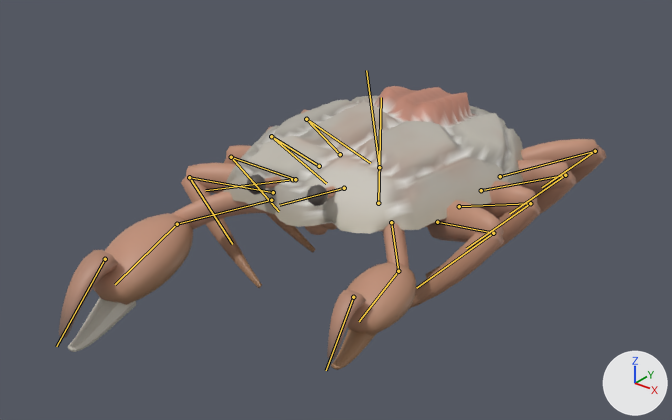
One commit to the glTF model assets/creatures/reef_crab/reef_crab.glb: the scene before it, then after it.
The view is the same before and after, from a 50 mm lens placed at (1.78, -2.47, 1.45), pointed at (0.03, -0.28, 0.09). Arrows for +X, +Y and +Z are at lower right; the lights stay in place. The older version comes first. Both versions are drawn at frame 34 of the action 'ko'; the numbers are the values there. The bones that bend it are drawn over the model as lines.

Objects in the first picture: 'reef_crab'.
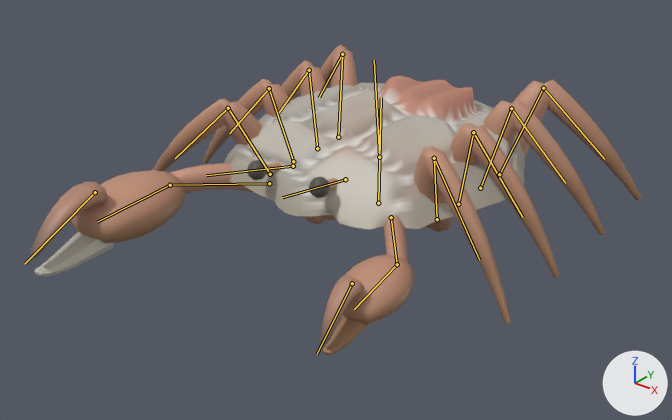
Boxes [x1, y1, x2, y2] around the edits, measured in the pictures (672 x 420 px):
'reef_crab', posed (12% wider, 9% taller)
    before: [59, 86, 606, 370]
    after: [30, 45, 641, 355]
bone 'body', root to tip
    before: (379, 167) to (366, 70)
    after: (379, 157) to (374, 60)
bone 'leg_l0_a', root to tip
    before: (437, 222) to (493, 233)
    after: (437, 219) to (434, 158)
bone 'leg_l0_b', root to tip
    before: (493, 233) to (416, 288)
    after: (434, 158) to (479, 260)
bone 'leg_l1_a', root to tip
    before: (459, 206) to (530, 203)
    after: (458, 204) to (473, 132)
bone 'leg_l1_b', root to tip
    before: (530, 203) to (466, 248)
    after: (473, 132) to (522, 217)
bone 'leg_l2_a', root to tip
    before: (481, 190) to (565, 175)
    after: (480, 188) to (511, 108)
bone 'leg_l2_b', root to tip
    before: (565, 175) to (509, 214)
    after: (511, 108) to (565, 183)
bone 'leg_l3_a', root to tip
    before: (500, 176) to (595, 151)
    after: (499, 174) to (543, 88)
bone 'leg_l3_b', root to tip
    before: (595, 151) to (542, 187)
    after: (543, 88) to (604, 159)
bone 'leg_r0_a', root to tip
    before: (273, 192) to (189, 177)
    after: (270, 174) to (228, 108)
bone 'leg_r0_b', root to tip
    before: (189, 177) to (232, 244)
    after: (228, 108) to (175, 158)
bone 'leg_r1_a', root to tip
    before: (295, 179) to (231, 157)
    after: (293, 161) to (269, 88)
bone 'leg_r1_b', root to tip
    before: (231, 157) to (279, 211)
    after: (269, 88) to (229, 133)
bone 'leg_r2_a', root to tip
    before: (319, 166) to (271, 136)
    after: (317, 148) to (309, 70)
bone 'leg_r2_b', root to tip
    before: (271, 136) to (326, 183)
    after: (309, 70) to (279, 112)
bone 'leg_r3_a', root to tip
    before: (340, 154) to (306, 119)
    after: (338, 137) to (342, 54)
bone 'leg_r3_b', root to tip
    before: (306, 119) to (370, 163)
    after: (342, 54) to (319, 97)
bone 'crusher_arm', root to tip
    before: (271, 200) to (177, 224)
    after: (269, 183) to (170, 185)
bone 'cutter_arm', root to tip
    before: (391, 222) to (398, 271)
    after: (391, 217) to (397, 264)

The edits, one by one:
Bone 'body' (bone_body) moves from (0.0, -0.26, 0.0) to (0.0, -0.22, 0.0).
Bone 'body' (bone_body) turns from (3, 0, 8) to (3, 0, 3) degrees about its own x, y and z.
Bone 'leg_l0_a' (bone_leg_l0_a) turns from (-11, -6, -5) to (39, 11, 24) degrees about its own x, y and z.
Bone 'leg_l0_b' (bone_leg_l0_b) turns from (-23, -2, 54) to (-11, -4, 26) degrees about its own x, y and z.
Bone 'leg_l1_a' (bone_leg_l1_a) turns from (-12, -3, -6) to (39, -1, 22) degrees about its own x, y and z.
Bone 'leg_l1_b' (bone_leg_l1_b) turns from (-20, 5, 54) to (-10, 0, 26) degrees about its own x, y and z.
Bone 'leg_l2_a' (bone_leg_l2_a) turns from (-12, 2, -7) to (37, -14, 17) degrees about its own x, y and z.
Bone 'leg_l2_b' (bone_leg_l2_b) turns from (-16, 14, 53) to (-9, 5, 26) degrees about its own x, y and z.
Bone 'leg_l3_a' (bone_leg_l3_a) turns from (-11, 6, -7) to (33, -24, 13) degrees about its own x, y and z.
Bone 'leg_l3_b' (bone_leg_l3_b) turns from (-12, 21, 51) to (-8, 9, 25) degrees about its own x, y and z.
Bone 'leg_r0_a' (bone_leg_r0_a) turns from (-11, 6, 5) to (49, -11, -30) degrees about its own x, y and z.
Bone 'leg_r0_b' (bone_leg_r0_b) turns from (-23, 2, -54) to (-11, 4, -26) degrees about its own x, y and z.
Bone 'leg_r1_a' (bone_leg_r1_a) turns from (-12, 3, 6) to (46, 3, -25) degrees about its own x, y and z.
Bone 'leg_r1_b' (bone_leg_r1_b) turns from (-20, -5, -54) to (-10, 0, -26) degrees about its own x, y and z.
Bone 'leg_r2_a' (bone_leg_r2_a) turns from (-12, -2, 7) to (42, 17, -18) degrees about its own x, y and z.
Bone 'leg_r2_b' (bone_leg_r2_b) turns from (-16, -14, -53) to (-9, -5, -26) degrees about its own x, y and z.
Bone 'leg_r3_a' (bone_leg_r3_a) turns from (-11, -6, 7) to (36, 26, -13) degrees about its own x, y and z.
Bone 'leg_r3_b' (bone_leg_r3_b) turns from (-12, -21, -51) to (-8, -9, -25) degrees about its own x, y and z.
Bone 'crusher_arm' (bone_crusher_arm) turns from (-11, -11, 5) to (0, 0, 0) degrees about its own x, y and z.
Bone 'cutter_arm' (bone_cutter_arm) turns from (-12, 9, -7) to (-8, 7, -4) degrees about its own x, y and z.
